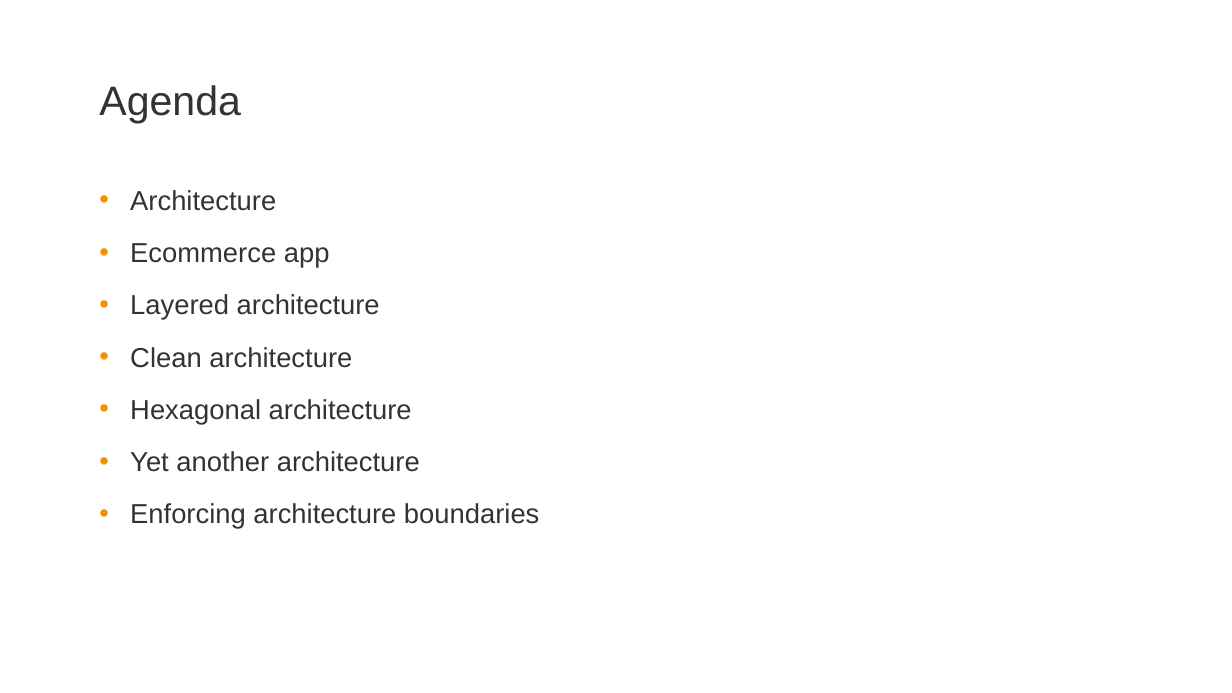
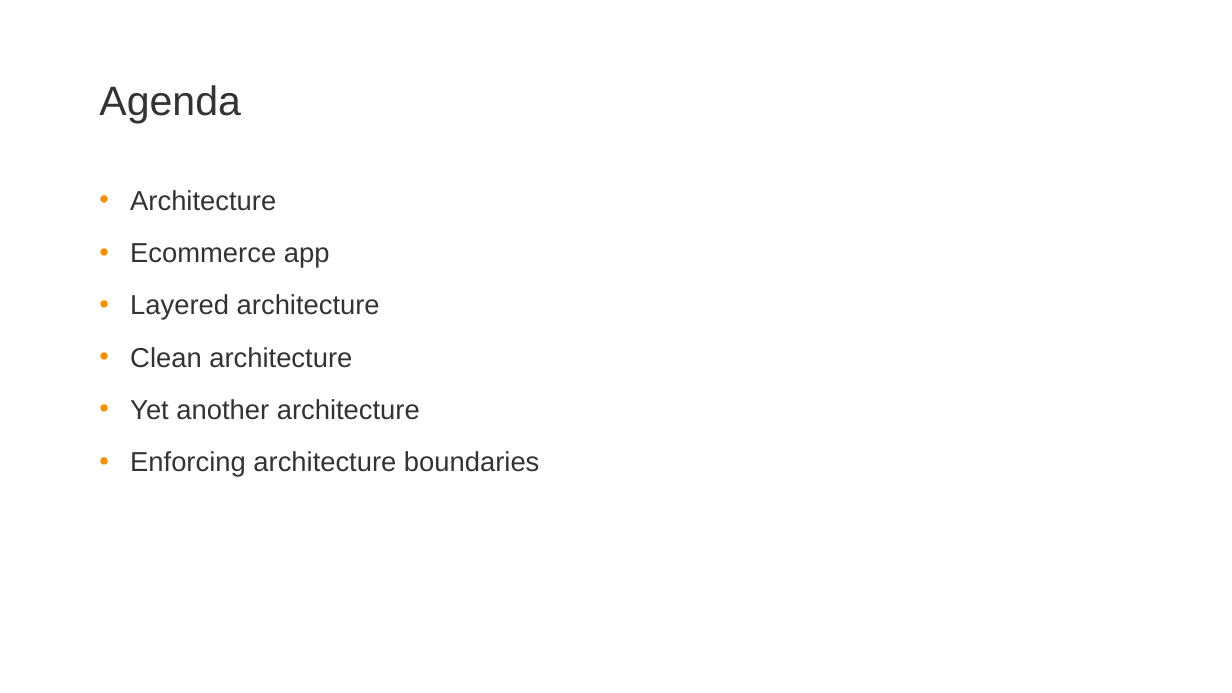
Before and after one commit to zatsepinvl/where-to-put-the-service, a slide deck: slide 9 of Where to put the service.pptm. Drawn at 1232x693 pixels with LibreOffice and Linux fonts; fonts in the diff are those of the drawing; background and template pictures are left out. Boxes give left, top, right and bottom in pixels: in the first picture for what was removed or moved away, otherwise in the second. Text is boxed around its words. In the diff, an @@ line names an element or a change of style, - is before the commit and + after.

```diff
--- a/Where to put the service.pptm
+++ b/Where to put the service.pptm
@@ text at [130,399,412,425]: paragraph removed @@
-• Hexagonal architecture
```
Also in this commit, not shown: 5 other slides changed, 1 slide added, 35 other files.
